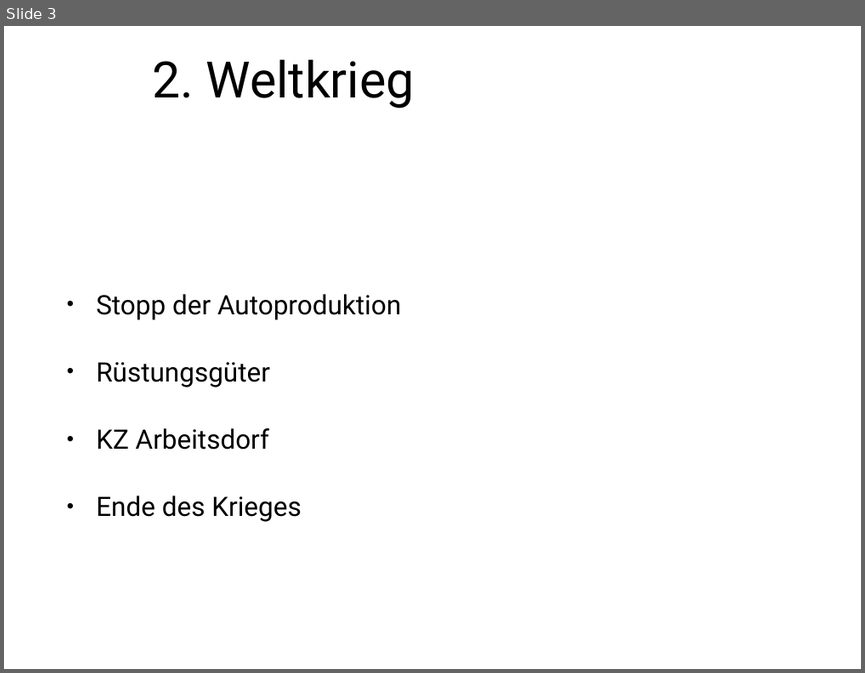
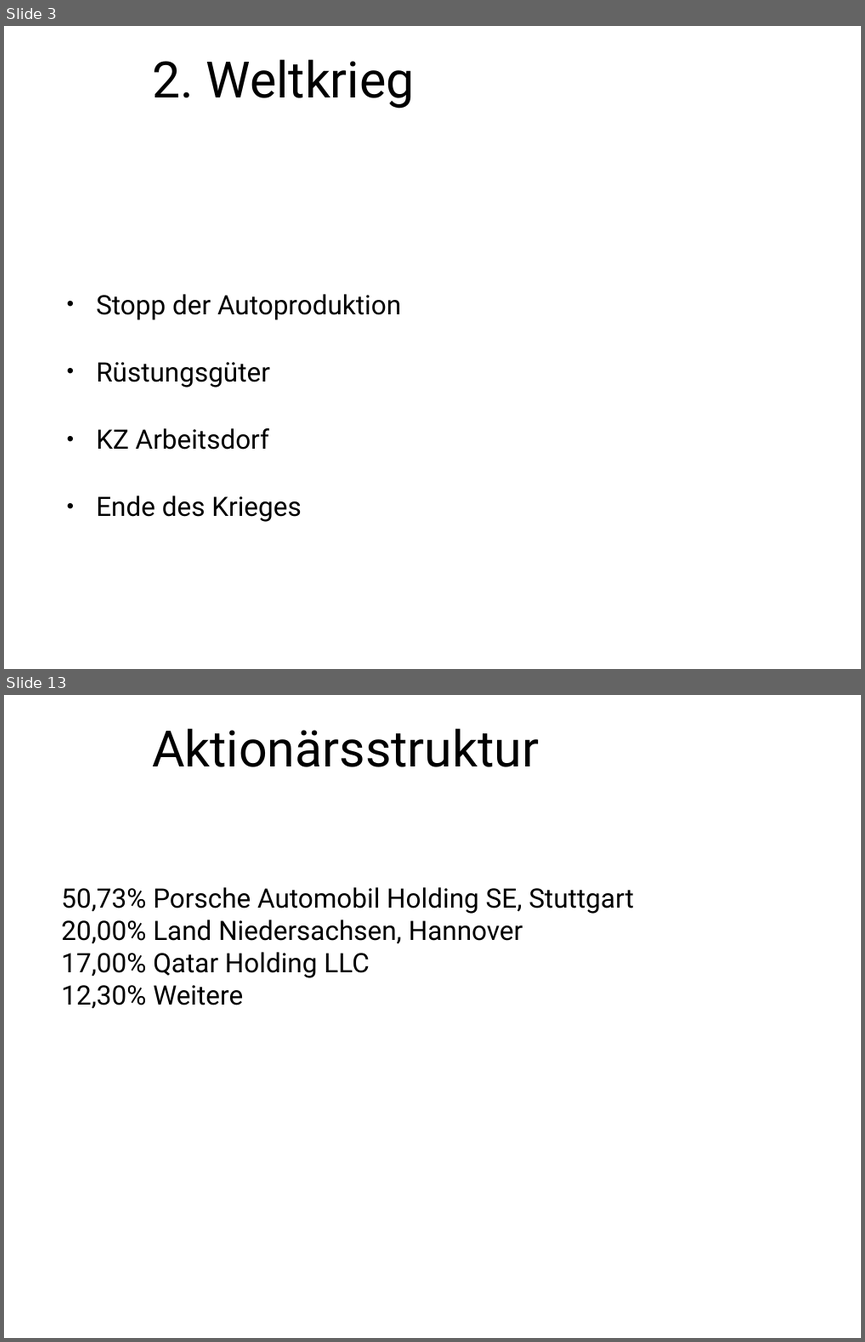
Before and after one commit to hsiegel-tgm/ERPEval, a slide deck: Presentation.pptx. Shown one above the other, each under a label of ours: slide 3 before the commit, slides 3 and 13 after it; the slides between them are not shown. The pictures are 865x673 and 865x1342 pixels, drawn with LibreOffice and Linux fonts; fonts in the diff are those of the drawing; background and template pictures are left out. Boxes give left, top, right and bottom in pixels: in the first picture for what was removed or moved away, otherwise in the second. Text is boxed around its words. In the diff, an @@ line names an element or a change of style, - is before the commit and + after.

```diff
--- a/Presentation.pptx
+++ b/Presentation.pptx
@@ slide 13 added at [4,695,861,1338], background picture (left out) @@
@@ title added at [152,728,539,767], 60 pt, text #000000 @@
+Aktionärsstruktur
@@ text added at [61,887,634,1009], 32 pt, text #000000 @@
+50,73% Porsche Automobil Holding SE, Stuttgart
+20,00% Land Niedersachsen, Hannover
+17,00% Qatar Holding LLC
+12,30% Weitere
```
Also in this commit, not shown: 2 slides changed, 18 other slides added.
